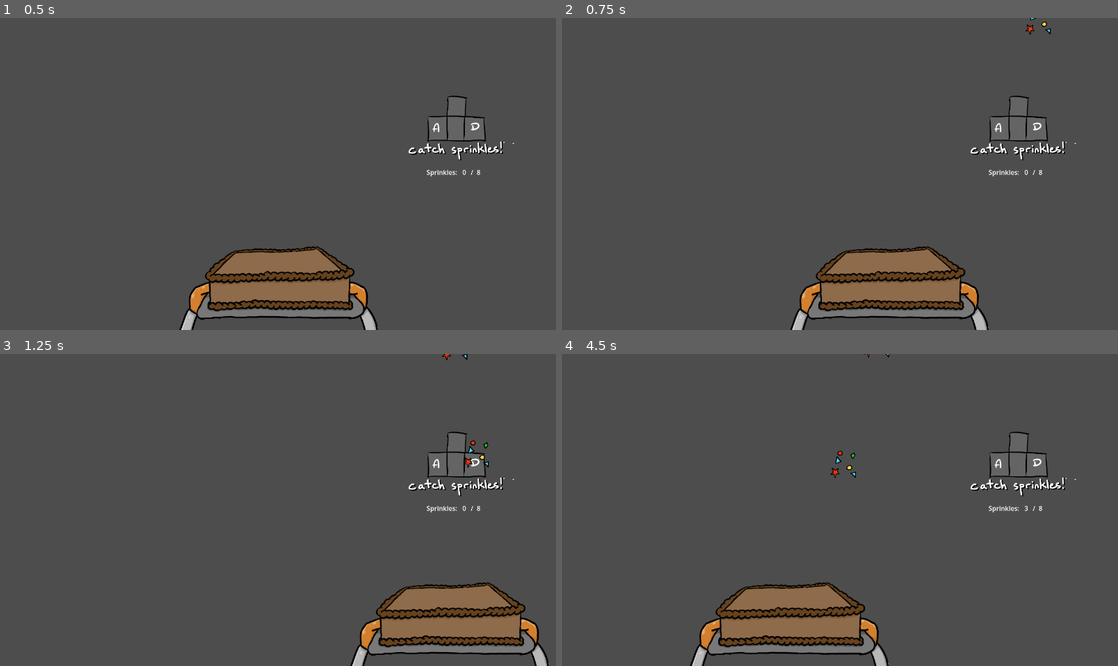
Above: before the commit, frames 1-4 (two rows, left to right).
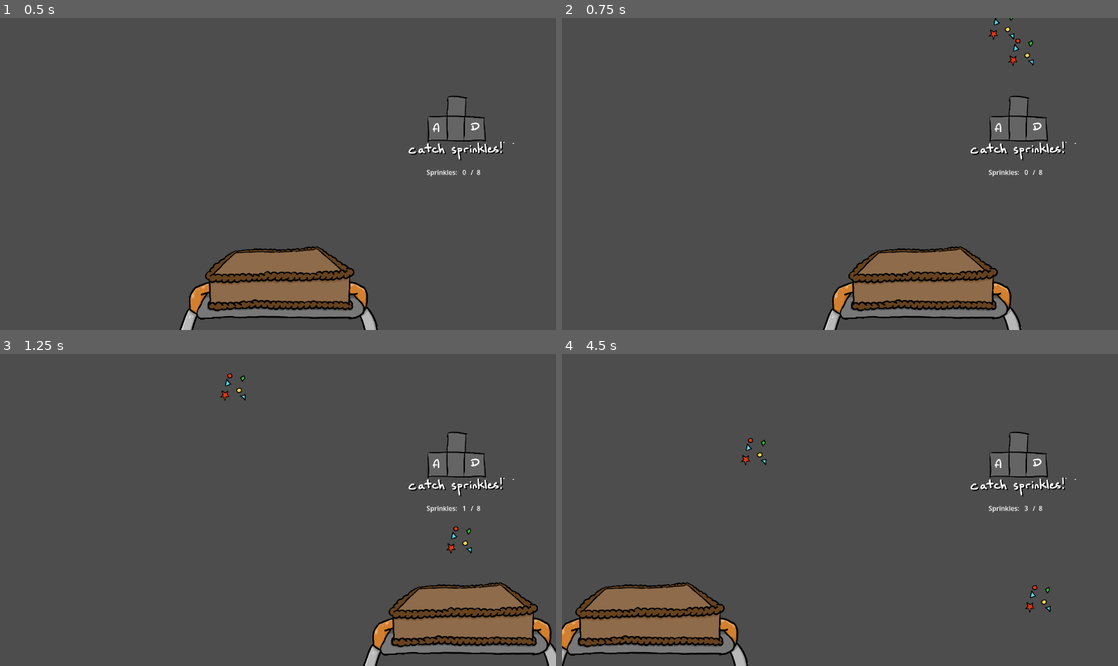
Above: after the commit, the same moments.

Repository: yanalex981/Tasty-Treads
Game: Godot game, scene res://Scenes/Microgames/DecorationMicrogame.tscn
The game is run twice, just before and just after one commit, with the same random seed, the same clock (stepped at 60 frames per second) and the same inputs. This scene is started directly instead of the project's main scene.
Inputs:
- Up to frame 1 (0.5 s): no input
- Up to frame 2 (0.75 s): tap Enter at 0.5 s; hold D (right) from 0.53 s (still down); tap Space (interact) at 0.6 s
- Up to frame 3 (1.25 s): keep holding D (right)
- Up to frame 4 (4.5 s): release D (right) at 1.28 s; hold S (down) 1.28-2.03 s; tap Space (interact) every 0.75 s from 1.35 to 4.35 s; hold D (right) 2.03-2.78 s; hold W (up) 2.78-3.53 s; hold A (left) from 3.53 s (still down)

Frame 1 is identical in both runs. In frame 2, 5.0% of the frame differs, in the area x 41-88%, y 0-100%; in frame 3, 3.4%; in frame 4, 12%, in the area x 0-88%, y 0-100%.

Commit message:
Added mechanics to icing minigame.
Now functional.

Diff:
--- a/Scenes/Microgames/DecorationMicrogame.tscn
+++ b/Scenes/Microgames/DecorationMicrogame.tscn
@@ -15,7 +15,7 @@
 
 [sub_resource type="CapsuleShape2D" id="CapsuleShape2D_xnx5k"]
 radius = 67.915
-height = 410.628
+height = 327.657
 
 [node name="DecorationMicrogame" type="Node2D"]
 script = ExtResource("1_vo2ua")
@@ -35,7 +35,7 @@
 position = Vector2(696, 320)
 
 [node name="LeftBound" type="CollisionShape2D" parent="BoundingBox"]
-position = Vector2(-681, 64)
+position = Vector2(-656, 64)
 scale = Vector2(1, 1.8)
 shape = SubResource("RectangleShape2D_7wg74")
 
@@ -45,7 +45,7 @@
 shape = SubResource("RectangleShape2D_7wg74")
 
 [node name="RightBound" type="CollisionShape2D" parent="BoundingBox"]
-position = Vector2(649, 64)
+position = Vector2(616, 64)
 scale = Vector2(1, 1.74494)
 shape = SubResource("RectangleShape2D_ycljp")
 
--- a/Scenes/Microgames/IcingMicrogame.tscn
+++ b/Scenes/Microgames/IcingMicrogame.tscn
@@ -1,14 +1,85 @@
-[gd_scene load_steps=3 format=3 uid="uid://cyrpu1aaew6x3"]
+[gd_scene load_steps=10 format=3 uid="uid://cyrpu1aaew6x3"]
 
 [ext_resource type="Texture2D" uid="uid://dg8qauk2f8q4t" path="res://Assets/Microgames/cakeIcingSpriteSheet.png" id="1_ao7gy"]
+[ext_resource type="Script" path="res://Scripts/Microgames/Icing/IcingMicrogame.gd" id="1_ec2c8"]
 [ext_resource type="Texture2D" uid="uid://dftk7xkasjb6u" path="res://Assets/Controls/smear_icing.png" id="2_y2o8y"]
+[ext_resource type="Texture2D" uid="uid://bukumg13wixca" path="res://Assets/Microgames/whiskHand.png" id="3_2666n"]
+[ext_resource type="Script" path="res://Scripts/Microgames/Icing/Spatula.gd" id="4_lefvv"]
+
+[sub_resource type="Animation" id="Animation_e1afr"]
+length = 0.001
+tracks/0/type = "value"
+tracks/0/imported = false
+tracks/0/enabled = true
+tracks/0/path = NodePath(".:position")
+tracks/0/interp = 1
+tracks/0/loop_wrap = true
+tracks/0/keys = {
+"times": PackedFloat32Array(0),
+"transitions": PackedFloat32Array(1),
+"update": 0,
+"values": [Vector2(368, 480)]
+}
+
+[sub_resource type="Animation" id="Animation_gat8y"]
+resource_name = "to_left"
+length = 0.2
+tracks/0/type = "value"
+tracks/0/imported = false
+tracks/0/enabled = true
+tracks/0/path = NodePath(".:position")
+tracks/0/interp = 1
+tracks/0/loop_wrap = true
+tracks/0/keys = {
+"times": PackedFloat32Array(0, 0.1),
+"transitions": PackedFloat32Array(1, 1),
+"update": 0,
+"values": [Vector2(552, 472), Vector2(368, 480)]
+}
+
+[sub_resource type="Animation" id="Animation_to2xj"]
+resource_name = "to_right"
+length = 0.2
+tracks/0/type = "value"
+tracks/0/imported = false
+tracks/0/enabled = true
+tracks/0/path = NodePath(".:position")
+tracks/0/interp = 1
+tracks/0/loop_wrap = true
+tracks/0/keys = {
+"times": PackedFloat32Array(0, 0.1),
+"transitions": PackedFloat32Array(1, 1),
+"update": 0,
+"values": [Vector2(568, 472), Vector2(736, 472)]
+}
+
+[sub_resource type="AnimationLibrary" id="AnimationLibrary_18def"]
+_data = {
+"RESET": SubResource("Animation_e1afr"),
+"to_left": SubResource("Animation_gat8y"),
+"to_right": SubResource("Animation_to2xj")
+}
 
 [node name="IcingMicrogame" type="Node2D"]
+script = ExtResource("1_ec2c8")
 
 [node name="Cake" type="Sprite2D" parent="."]
-position = Vector2(584, 400)
+position = Vector2(624, 344)
 texture = ExtResource("1_ao7gy")
 hframes = 7
+
+[node name="Spatula" type="Sprite2D" parent="."]
+position = Vector2(368, 480)
+rotation = -1.9625
+scale = Vector2(0.65625, 0.65625)
+texture = ExtResource("3_2666n")
+hframes = 3
+script = ExtResource("4_lefvv")
+
+[node name="AnimationPlayer" type="AnimationPlayer" parent="Spatula"]
+libraries = {
+"": SubResource("AnimationLibrary_18def")
+}
 
 [node name="UI" type="Control" parent="."]
 layout_mode = 3
@@ -47,3 +118,6 @@
 offset_right = 743.0
 offset_bottom = 250.0
 text = "Finished!"
+
+[connection signal="completed" from="Spatula" to="." method="_on_spatula_completed"]
+[connection signal="layer_applied" from="Spatula" to="." method="_on_spatula_layer_applied"]
--- a/Scripts/Microgames/Decorations/DecorationSpawner.gd
+++ b/Scripts/Microgames/Decorations/DecorationSpawner.gd
@@ -4,14 +4,14 @@
 @export var num_decorations: int = 12
 @onready var progress_label = $ProgressLabel
 
-const MAX_GRAVITY = 0.7
-const MIN_GRAVITY = 0.5
+const MAX_GRAVITY = 2
+const MIN_GRAVITY = 0.7
 
 var screen_size: Vector2
 var num_caught = 0
 var num_left = num_decorations
 var lifetime = 2
-var delay = 0.65
+var delay = 0.3
 
 func _ready():
 	screen_size = get_viewport_rect().size
@@ -28,7 +28,7 @@
 	collision_shape.shape.radius = 25
 
 	# set spawn position (random)
-	var margin = 100
+	var margin = 150
 	var x_pos = randf_range(margin, screen_size.x - margin)
 	var texture_height = decor.get_child(0).texture.get_height()
 	decor.position = Vector2(x_pos, -texture_height)
--- a/Scripts/Microgames/Decorations/RobotTray.gd
+++ b/Scripts/Microgames/Decorations/RobotTray.gd
@@ -1,6 +1,6 @@
 extends CharacterBody2D
 
-const SPEED := 600
+const SPEED := 1000
 
 func _ready():
 	pass
--- /dev/null
+++ b/Scripts/Microgames/Icing/IcingMicrogame.gd
@@ -0,0 +1,25 @@
+extends Node2D
+
+@onready var end_display = $UI/EndUI
+@onready var cake = $Cake
+
+var score = 0
+
+signal game_ended(results)
+
+func _on_spatula_completed():
+	# show the game is done
+	end_display.show()
+	get_tree().paused = true
+
+	# evaluate score
+	score = 100
+	# print(score)
+	emit_signal("game_ended", score)
+
+	# close the game
+	await get_tree().create_timer(1.0).timeout
+	queue_free()
+
+func _on_spatula_layer_applied():
+	cake.frame += 1
--- /dev/null
+++ b/Scripts/Microgames/Icing/Spatula.gd
@@ -0,0 +1,34 @@
+extends Sprite2D
+
+@onready var animation_player = $AnimationPlayer
+
+const TOTAL_ROUNDS = 6
+
+var sequence_tracker = []
+var num_rounds = 0
+var keys_pressed = 0
+
+signal layer_applied
+signal completed
+
+func _process(delta):
+
+	if Input.is_action_just_pressed("right") && (sequence_tracker.is_empty() || sequence_tracker[keys_pressed-1] == "left"):
+		sequence_tracker.append("right")
+		keys_pressed += 1
+		animation_player.play("to_right")
+	elif Input.is_action_just_pressed("left") && !sequence_tracker.is_empty() && sequence_tracker[keys_pressed-1] == "right":
+		sequence_tracker.append("left")
+		keys_pressed += 1
+		animation_player.play("to_left")
+
+	# add layer to cake and reset tracker
+	if keys_pressed == 6:
+		num_rounds += 1
+		emit_signal("layer_applied")
+
+		keys_pressed = 0
+		sequence_tracker = []
+
+	if num_rounds == TOTAL_ROUNDS:
+		emit_signal("completed")
--- a/Scripts/Microgames/Stir/StirHand.gd
+++ b/Scripts/Microgames/Stir/StirHand.gd
@@ -34,15 +34,16 @@
 		frame = (frame + 1) % hframes
 		progress_bar.value += progress_step
 	elif Input.is_action_just_pressed("left") && !sequence_tracker.is_empty() && sequence_tracker[keys_pressed-1] == "down":
-		sequence_tracker = []
+		sequence_tracker.append("left")
 		keys_pressed = 4
 		frame = (frame + 1) % hframes
 		progress_bar.value += progress_step
 
-
-	if keys_pressed != 0 && (keys_pressed % SEQUENCE.size() == 0):
+	# reset key tracking once a round has completed
+	if keys_pressed == 4:
 		num_rounds += 1
 		keys_pressed = 0
+		sequence_tracker = []
 
 	if num_rounds == TOTAL_ROUNDS:
 		emit_signal("completed")
